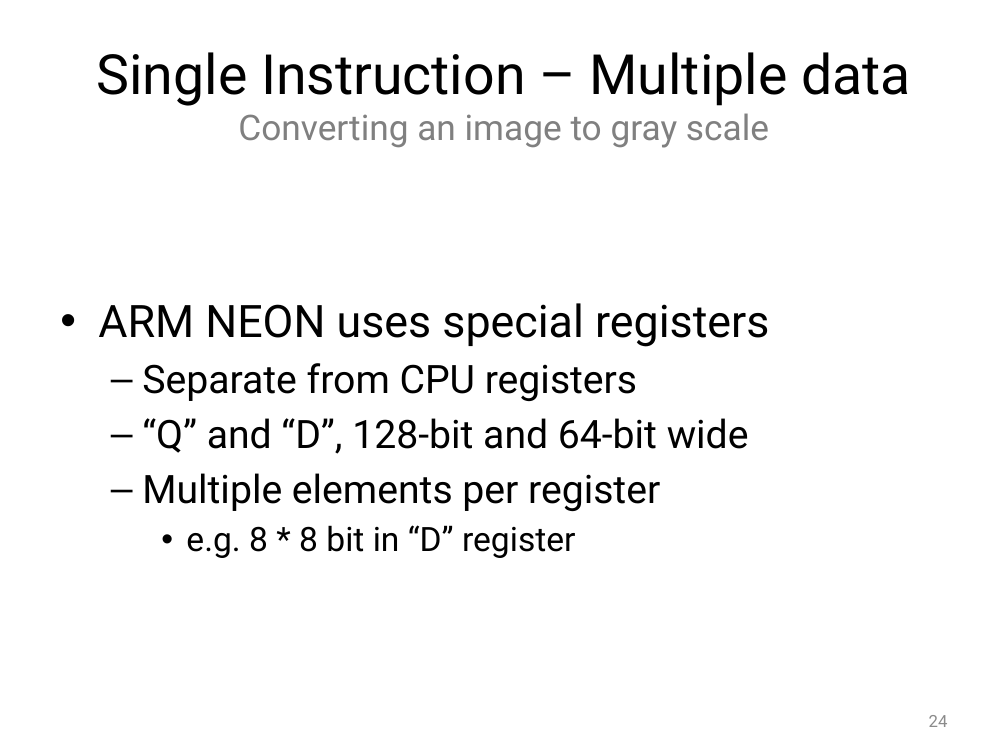
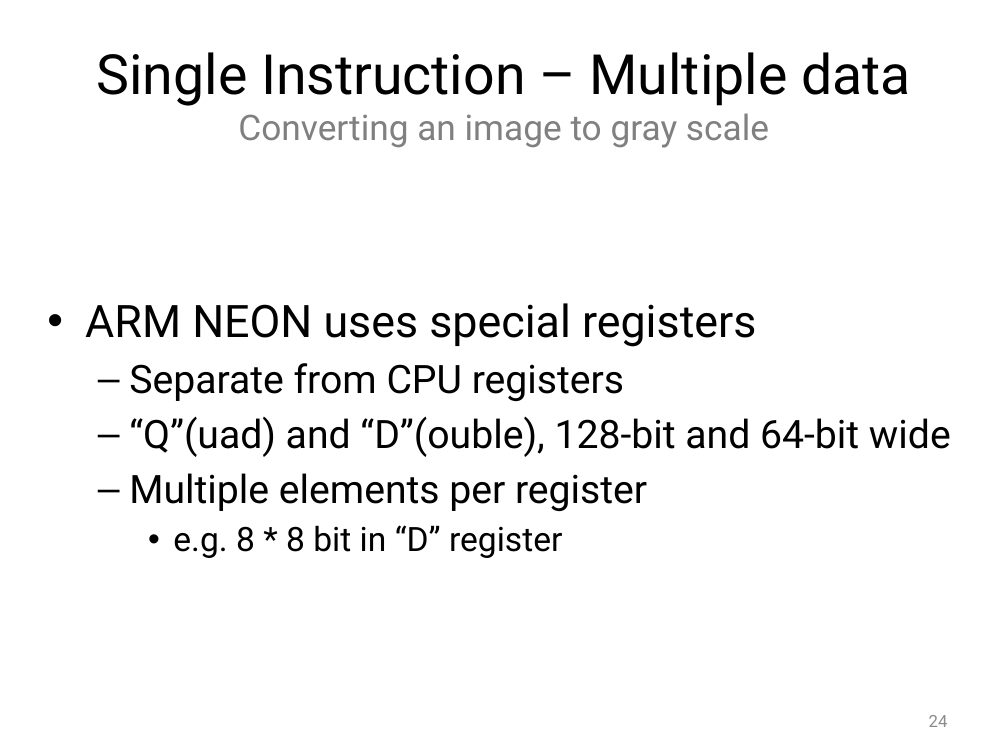
Before and after one commit to Jule/aw1, a slide deck: slide 24 of Praese/Presentation1.pptx. Drawn at 1008x756 pixels with LibreOffice and Linux fonts; fonts in the diff are those of the drawing; background and template pictures are left out. Boxes give left, top, right and bottom in pixels: in the first picture for what was removed or moved away, otherwise in the second. Text is boxed around its words. In the diff, an @@ line names an element or a change of style, - is before the commit and + after.

Commit message:
Le snapshot

```diff
--- a/Praese/Presentation1.pptx
+++ b/Praese/Presentation1.pptx
@@ text "ARM NEON uses special registers" moved from (x1=98, y1=303, x2=769, y2=558) to (x1=85, y1=303, x2=951, y2=558) @@
@@ text at (x1=129, y1=416, x2=951, y2=457): text changed @@
-  – “Q” and “D”, 128-bit and 64-bit wide
+  – “Q”(uad) and “D”(ouble), 128-bit and 64-bit wide
```
